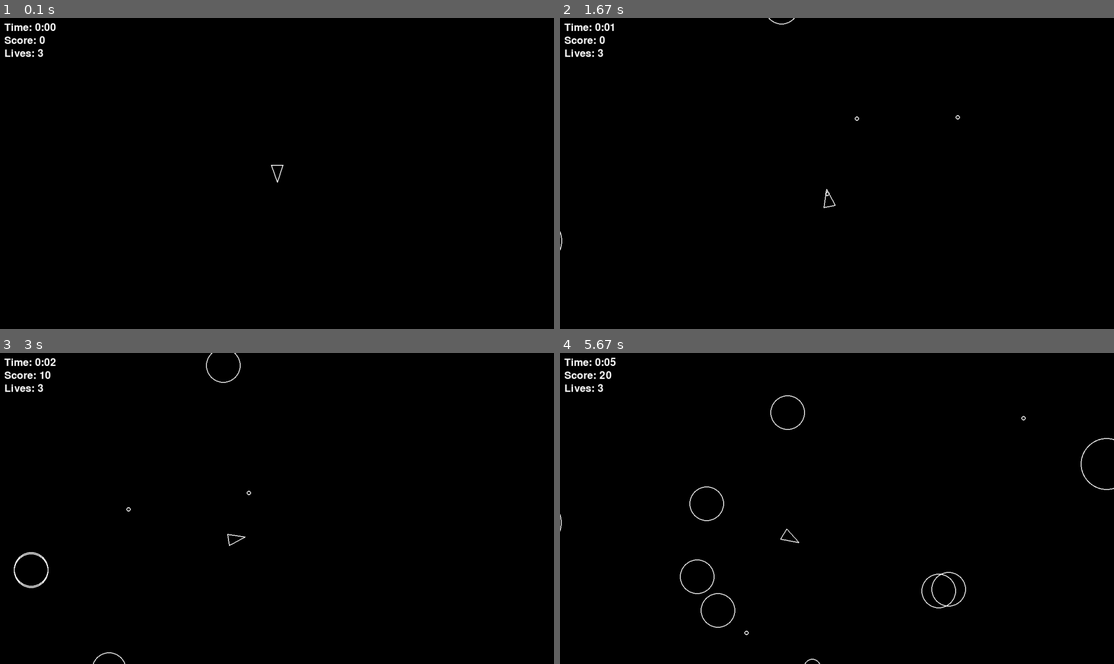
Above: before the commit, frames 1-4 (two rows, left to right).
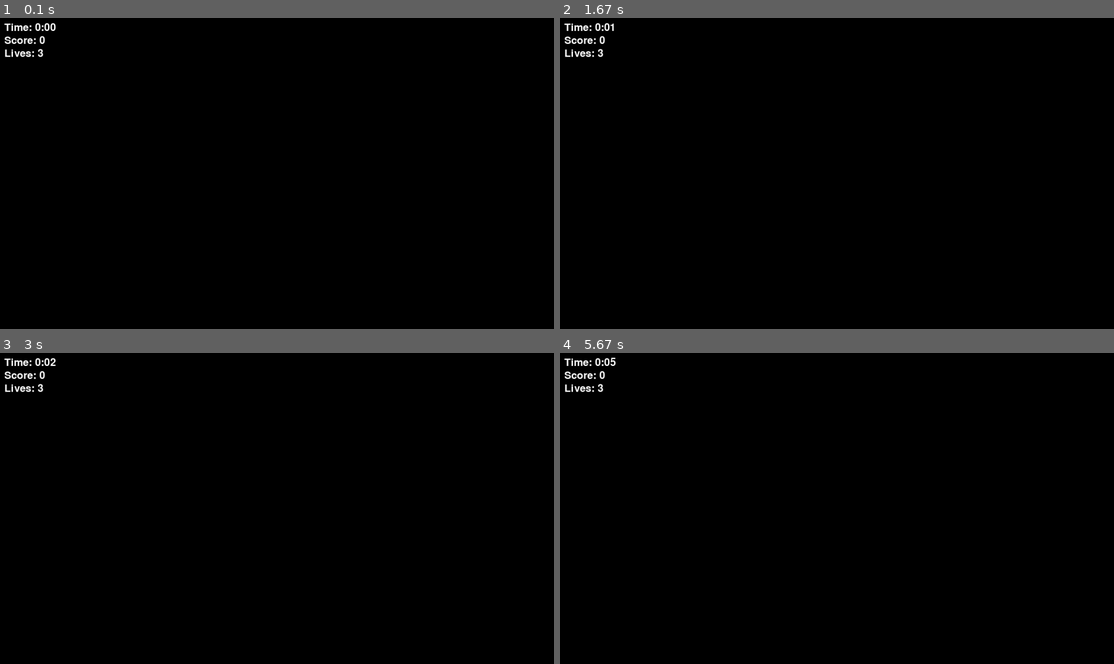
Above: after the commit, the same moments.

Repository: Johnyboi77/Asteroids-Game
Game: pygame game, started from main.py
The game is run twice, just before and just after one commit, with the same random seed, the same clock (stepped at 60 frames per second) and the same inputs.
Inputs:
- Up to frame 1 (0.1 s): no input
- Up to frame 2 (1.67 s): tap Space at 0.33, 0.73, 1.03, 1.3, 1.63 s; hold A 0.67-1.2 s; hold S 1.23-1.53 s; hold A from 1.57 s (still down)
- Up to frame 3 (3 s): tap Space at 1.93, 2.07, 2.47, 2.77 s; release A at 1.97 s; hold W 2-2.37 s; hold D from 2.4 s (still down)
- Up to frame 4 (5.67 s): release D at 3.03 s; hold S 3.07-3.43 s; tap Space at 3.13, 3.53, 3.83, 4.03, 4.33, 4.53, 4.87, 5.17, 5.37 s; hold A 3.47-3.93 s; hold D 3.97-4.43 s; hold W 4.47-4.77 s; hold D 4.8-5.27 s; hold A from 5.3 s (still down)

The runs differ from the first frame. In frame 1, less than 0.1% of the frame differs, in the area x 48-52%, y 47-53%; in frame 2, less than 0.1%; in frame 3, 0.3%; in frame 4, 0.7%, in the area x 0-100%, y 5-100%.

Commit message:
now i see nothing anymore

Diff:
--- a/main.py
+++ b/main.py
@@ -1,5 +1,5 @@
+import pygame
 import sys
-import pygame
 from constants import *
 from player import Player
 from asteroid import Asteroid
@@ -49,6 +49,15 @@
     dt = 0
     start_ticks = pygame.time.get_ticks()  # Zeitstempel für den Start des Spiels
 
+    # Unverwundbarkeitszeit (in Millisekunden)
+    invincibility_duration = 5000  # 5 Sekunden
+    invincibility_time = 0  # Unverwundbarkeitszeit in Millisekunden
+
+    # Blinken des Spielers während der Unverwundbarkeit
+    blink_duration = 500  # Dauer für den Wechsel (Millisekunden)
+    blink_time = 0  # Zeit in Millisekunden, die der Spieler blinkt
+    alpha_value = 255  # Anfangswert für die Opazität (volle Deckkraft)
+
     # Hauptspiel-Schleife
     while True:
         while game_info.lives > 0:
@@ -57,22 +66,36 @@
                     pygame.quit()
                     sys.exit()
 
-            for obj in updatable:
-                obj.update(dt)
+            # Wenn der Spieler unverwundbar ist
+            if invincibility_time > 0:
+                # Blinken des Spielers während der Unverwundbarkeit
+                blink_time -= dt * 1000  # Verringere die blink_time in Millisekunden
 
-            # Überprüfung auf Kollision zwischen Spieler und Asteroiden
-            for asteroid in asteroids:
-                if asteroid.collides_with(player):
-                    print("Collision detected!")  # Debug: Wurde Kollision erkannt?
-                    game_info.lose_life()  # Leben abziehen
-                    print(f"Lives after collision: {game_info.lives}")  # Debug: Leben nach Abzug
-                    if game_info.lives > 0:
-                        print(f"{game_info.lives} lives remaining. Keep going!")  # Debug-Ausgabe
-                        player.rect.center = (SCREEN_WIDTH / 2, SCREEN_HEIGHT / 2)  # Spieler neu positionieren
-                        pygame.time.wait(1000)  # Kurze Verzögerung nach Kollision
-                    else:
-                        print("No lives remaining. Game Over!")  # Debug: Spielende
-                        break
+                if blink_time <= 0:
+                    # Toggle der Sichtbarkeit des Spielers (zwischen 255 und 0)
+                    alpha_value = 255 if alpha_value == 0 else 0
+                    blink_time = blink_duration  # Setze blink_time auf die Blink-Dauer zurück
+
+            # Wenn der Spieler verwundbar ist, nach einer Kollision
+            if invincibility_time > 0:
+                invincibility_time -= dt * 1000  # Verringere die verbleibende Unverwundbarkeitszeit
+
+            # Überprüfung auf Kollision zwischen Spieler und Asteroiden (nur wenn der Spieler nicht unverwundbar ist)
+            if invincibility_time <= 0:  # Nur wenn der Spieler verwundbar ist
+                for asteroid in asteroids:
+                    if asteroid.collides_with(player):
+                        print("Collision detected!")  # Debug: Wurde Kollision erkannt?
+                        game_info.lose_life()  # Leben abziehen
+                        print(f"Lives after collision: {game_info.lives}")  # Debug: Leben nach Abzug
+                        if game_info.lives > 0:
+                            print(f"{game_info.lives} lives remaining. Keep going!")  # Debug-Ausgabe
+                            player.rect.center = (SCREEN_WIDTH / 2, SCREEN_HEIGHT / 2)  # Spieler neu positionieren
+                            invincibility_time = invincibility_duration  # Starte die Unverwundbarkeitsphase
+                            blink_time = blink_duration  # Starte das Blinken
+                            pygame.time.wait(500)  # Kurze Verzögerung nach Kollision
+                        else:
+                            print("No lives remaining. Game Over!")  # Debug: Spielende
+                            break
 
             # Überprüfung auf Kollision zwischen Schüssen und Asteroiden
             for shot in shots:
@@ -87,6 +110,13 @@
             for obj in drawable:
                 obj.draw(screen)
 
+            # Wenn der Spieler unverwundbar ist, ändere den Alpha-Wert
+            if invincibility_time > 0:
+                player.image.set_alpha(alpha_value)  # Setze den Alpha-Wert basierend auf blink_time
+
+            # Zeichne den Spieler
+            player.draw(screen)
+
             # HUD (Punkte, Zeit, Leben)
             elapsed_time = (pygame.time.get_ticks() - start_ticks) / 1000  # in Sekunden
             minutes, seconds = divmod(elapsed_time, 60)
@@ -97,7 +127,7 @@
             screen.blit(score_text, (10, 40))
             screen.blit(lives_text, (10, 70))
             pygame.display.flip()
-            dt = clock.tick(60) / 1000
+            dt = clock.tick(60) / 1000  # Delta Zeit (in Sekunden)
 
         # Game-Over-Bildschirm
         display_game_over(screen, font)
@@ -114,6 +144,7 @@
                         game_info.reset()
                         player.rect.center = (SCREEN_WIDTH / 2, SCREEN_HEIGHT / 2)
                         start_ticks = pygame.time.get_ticks()  # Setze die Startzeit zurück
+                        invincibility_time = 0  # Setze die Unverwundbarkeitszeit zurück
                         waiting_for_input = False
                     elif event.key == pygame.K_ESCAPE:  # Spiel beenden
                         pygame.quit()
--- a/player.py
+++ b/player.py
@@ -8,22 +8,33 @@
         super().__init__(x, y, PLAYER_RADIUS)
         self.rotation = 0
         self.shoot_timer = 0
+        self.alpha_value = 255  # Standard-Alpha-Wert (volle Deckkraft)
 
-        # Hinzufügen der rect-Eigenschaft für Kollision und Positionierung
-        self.rect = pygame.Rect(x - self.radius, y - self.radius, self.radius * 2, self.radius * 2)
+    def triangle(self):
+        """
+        Gibt die Koordinaten eines Dreiecks zurück, das das Raumschiff des Spielers darstellt.
+        """
+        x = self.position.x
+        y = self.position.y
+        size = PLAYER_RADIUS  # Größe des Raumschiffs (Dreieck)
+
+        # Die drei Punkte des Dreiecks
+        points = [
+            (x, y - size),  # Spitze des Dreiecks
+            (x - size, y + size),  # Untere linke Ecke
+            (x + size, y + size)   # Untere rechte Ecke
+        ]
+        return points
 
     def draw(self, screen):
-        # Zeichnet das Dreieck (Player) auf dem Bildschirm
-        pygame.draw.polygon(screen, "white", self.triangle(), 2)
+        # Setze den Alpha-Wert auf die gewünschte Sichtbarkeit
+        surface = pygame.Surface((self.radius * 2, self.radius * 2), pygame.SRCALPHA)
 
-    def triangle(self):
-        # Berechnet die Eckpunkte des Dreiecks, das den Spieler darstellt
-        forward = pygame.Vector2(0, 1).rotate(self.rotation)
-        right = pygame.Vector2(0, 1).rotate(self.rotation + 90) * self.radius / 1.5
-        a = self.position + forward * self.radius
-        b = self.position - forward * self.radius - right
-        c = self.position - forward * self.radius + right
-        return [a, b, c]
+        # Zeichne das Raumschiff (Dreieck) mit dem aktuellen Alpha-Wert
+        pygame.draw.polygon(surface, (255, 255, 255, self.alpha_value), self.triangle(), 0)
+
+        # Zeichne die Oberfläche auf den Bildschirm
+        screen.blit(surface, (self.position.x - self.radius, self.position.y - self.radius))
 
     def update(self, dt):
         self.shoot_timer -= dt
@@ -40,9 +51,6 @@
         if keys[pygame.K_SPACE]:
             self.shoot()
 
-        # Die rect-Position aktualisieren, wenn der Spieler sich bewegt
-        self.rect.center = self.position
-
     def shoot(self):
         if self.shoot_timer > 0:
             return
